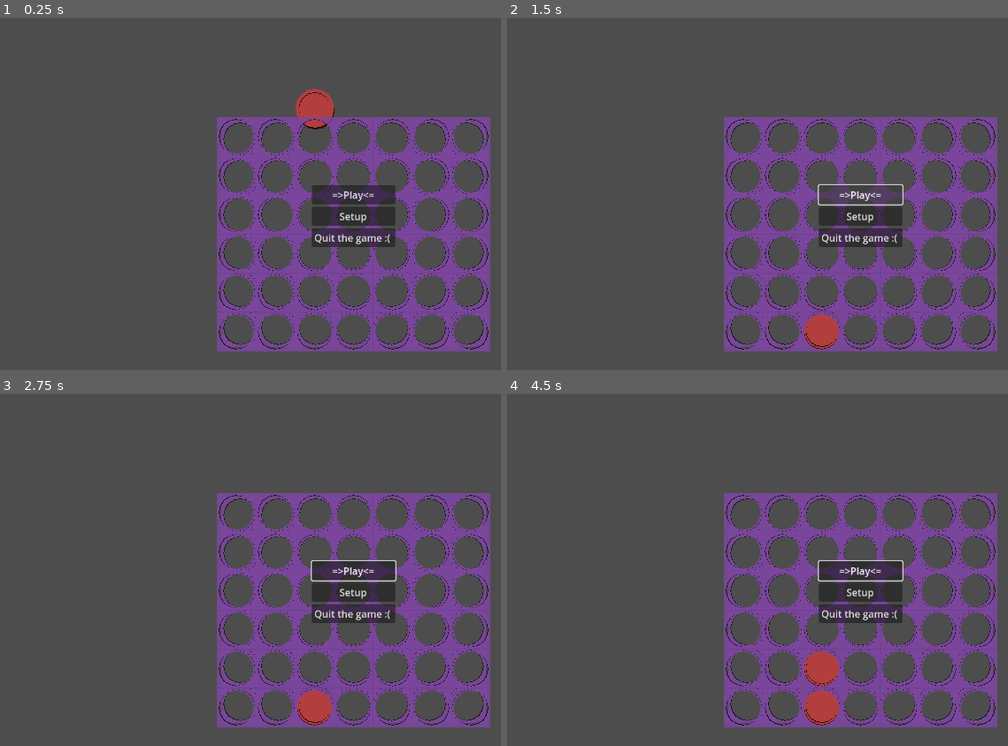
Above: before the commit, frames 1-4 (two rows, left to right).
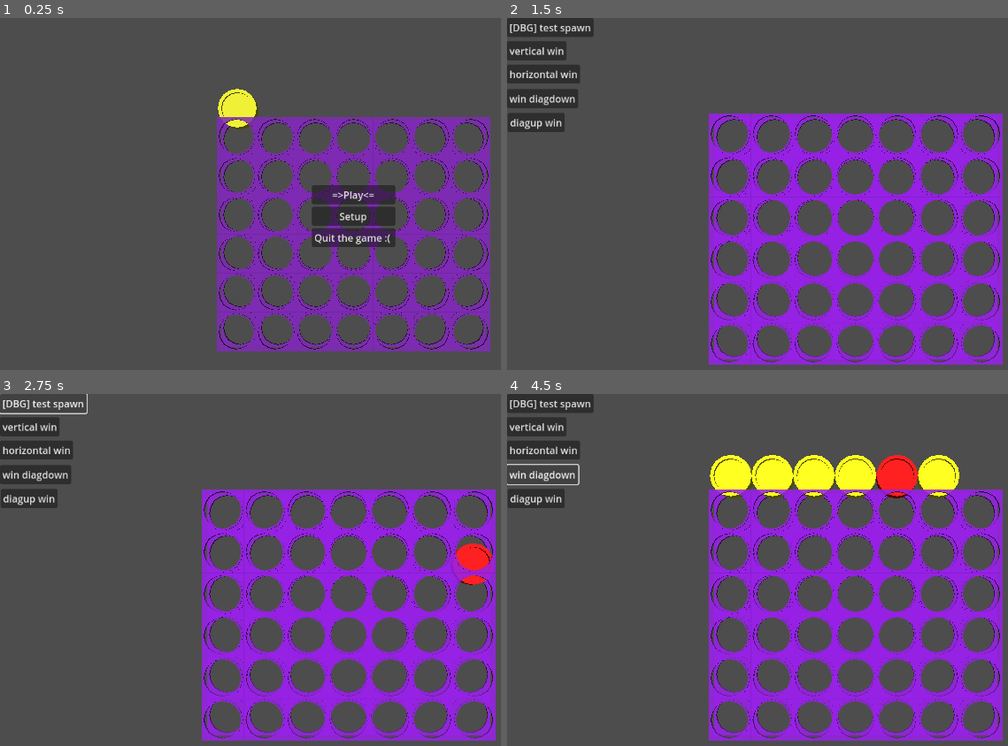
Above: after the commit, the same moments.

Repository: neuneutrinos/connect_4
Game: Godot game, scene res://scene/level/main_menu.tscn
The game is run twice, just before and just after one commit, with the same random seed, the same clock (stepped at 60 frames per second) and the same inputs.
Inputs (mouse positions are in pixels of both pictures, inside the frame that each line leads up to):
- Up to frame 1 (0.25 s): no input
- Up to frame 2 (1.5 s): click "Setup" at 0.5 s; click "=>Play<=" at 1.25 s
- Up to frame 3 (2.75 s): click (45, 404) at 2 s, where only the run after the commit has a clickable "[DBG] test spawn"
- Up to frame 4 (4.5 s): click (537, 425) at 2.75 s, where only the run after the commit has a clickable "vertical win"; click (542, 450) at 3.5 s, where only the run after the commit has a clickable "horizontal win"; click (542, 474) at 4.25 s, where only the run after the commit has a clickable "win diagdown"

The runs differ from the first frame. In frame 1, 12% of the frame differs, in the area x 43-98%, y 20-95%; in frame 2, 33%; in frame 3, 33%; in frame 4, 37%, in the area x 0-99%, y 0-99%.

Commit message:
add victory detection

Diff:
--- a/resource/shader/token_shader.gdshader
+++ b/resource/shader/token_shader.gdshader
@@ -1,6 +1,7 @@
 shader_type spatial;
 uniform float playerColorIndex: hint_range(0., 1.,1.) = 0.0;
-void fragment() {
+
+void fragment()
+{
 	ALBEDO=vec3(1.,playerColorIndex-1.,0.);
-	// Place fragment code here.
 }
--- a/scene/level/game.tscn
+++ b/scene/level/game.tscn
@@ -24,7 +24,40 @@
 offset_bottom = 8.0
 text = "[DBG] test spawn"
 
-[node name="Board" type="Node3D" parent="."]
+[node name="vertical_win" type="Button" parent="DBG"]
+layout_mode = 0
+offset_top = 38.0
+offset_right = 97.0
+offset_bottom = 69.0
+text = "vertical win"
+
+[node name="horizontal_win" type="Button" parent="DBG"]
+layout_mode = 0
+offset_top = 76.0
+offset_right = 97.0
+offset_bottom = 107.0
+text = "horizontal win"
+
+[node name="diag_down_win" type="Button" parent="DBG"]
+layout_mode = 0
+offset_top = 116.0
+offset_right = 93.0
+offset_bottom = 147.0
+text = "win diagdown"
+
+[node name="diagup win" type="Button" parent="DBG"]
+layout_mode = 0
+offset_left = 1.0
+offset_top = 155.0
+offset_right = 94.0
+offset_bottom = 186.0
+text = "diagup win"
+
+[node name="Board_game" type="Node3D" parent="."]
 script = ExtResource("1_h0ind")
 
-[connection signal="pressed" from="DBG/test_spawn" to="Board" method="_on_test_spawn_pressed"]
+[connection signal="pressed" from="DBG/test_spawn" to="Board_game" method="_on_test_spawn_pressed"]
+[connection signal="pressed" from="DBG/vertical_win" to="Board_game" method="_dbg_spawn_vertical_win"]
+[connection signal="pressed" from="DBG/horizontal_win" to="Board_game" method="_dbg_horizontal_win"]
+[connection signal="pressed" from="DBG/diag_down_win" to="Board_game" method="dbg_diagdown_win"]
+[connection signal="pressed" from="DBG/diagup win" to="Board_game" method="dbg_diagup_win"]
--- a/scene/level/main_menu.tscn
+++ b/scene/level/main_menu.tscn
@@ -1,18 +1,19 @@
-[gd_scene load_steps=5 format=3 uid="uid://dj0bhibujl1cc"]
+[gd_scene load_steps=6 format=3 uid="uid://dj0bhibujl1cc"]
 
 [ext_resource type="Script" path="res://script/menu/MainMenu.gd" id="1_cwlat"]
 [ext_resource type="Script" path="res://script/game/Board.gd" id="1_n13jp"]
+[ext_resource type="Script" path="res://script/menu/main_menu/control/ControlMainMenu.gd" id="3_43ln5"]
 
 [sub_resource type="Environment" id="Environment_nwewd"]
 adjustment_enabled = true
-adjustment_saturation = 0.5
+adjustment_saturation = 0.8
 
 [sub_resource type="CameraAttributesPractical" id="CameraAttributesPractical_qm87y"]
 dof_blur_far_transition = 611.89
 dof_blur_near_enabled = true
 dof_blur_near_distance = 8192.0
 dof_blur_near_transition = 1063.06
-dof_blur_amount = 0.14
+dof_blur_amount = 0.05
 
 [node name="main_menu" type="Node3D"]
 script = ExtResource("1_cwlat")
@@ -24,36 +25,42 @@
 [node name="Camera3D" type="Camera3D" parent="."]
 transform = Transform3D(-4.37114e-08, 0, -1, 0, 1, 0, 1, 0, -4.37114e-08, -6.749, 2.953, 3)
 
-[node name="Board" type="Node3D" parent="."]
+[node name="Board_background" type="Node3D" parent="."]
 script = ExtResource("1_n13jp")
 
 [node name="WorldEnvironment" type="WorldEnvironment" parent="."]
 environment = SubResource("Environment_nwewd")
 camera_attributes = SubResource("CameraAttributesPractical_qm87y")
 
-[node name="Control" type="Control" parent="."]
+[node name="buttons" type="Control" parent="."]
 layout_mode = 3
 anchors_preset = 0
 offset_right = 40.0
 offset_bottom = 40.0
+script = ExtResource("3_43ln5")
 
-[node name="CenterContainer" type="CenterContainer" parent="Control"]
+[node name="CenterContainer" type="CenterContainer" parent="buttons"]
 layout_mode = 0
 offset_right = 1152.0
 offset_bottom = 648.0
 
-[node name="VBoxContainer" type="VBoxContainer" parent="Control/CenterContainer"]
+[node name="VBoxContainer" type="VBoxContainer" parent="buttons/CenterContainer"]
 layout_mode = 2
 
-[node name="Button_play" type="Button" parent="Control/CenterContainer/VBoxContainer"]
+[node name="Button_play" type="Button" parent="buttons/CenterContainer/VBoxContainer"]
 layout_mode = 2
 text = "=>Play<="
 
-[node name="Button_setup" type="Button" parent="Control/CenterContainer/VBoxContainer"]
+[node name="Button_setup" type="Button" parent="buttons/CenterContainer/VBoxContainer"]
 layout_mode = 2
 text = "Setup
 "
 
-[node name="Button_quit" type="Button" parent="Control/CenterContainer/VBoxContainer"]
+[node name="Button_quit" type="Button" parent="buttons/CenterContainer/VBoxContainer"]
 layout_mode = 2
 text = "Quit the game :( "
+
+[connection signal="action_emited" from="buttons" to="." method="_on_button_action_emited"]
+[connection signal="pressed" from="buttons/CenterContainer/VBoxContainer/Button_play" to="buttons" method="_on_button_action" binds= [1]]
+[connection signal="pressed" from="buttons/CenterContainer/VBoxContainer/Button_setup" to="buttons" method="_on_button_action" binds= [2]]
+[connection signal="pressed" from="buttons/CenterContainer/VBoxContainer/Button_quit" to="buttons" method="_on_button_action" binds= [3]]
--- a/script/game/Board.gd
+++ b/script/game/Board.gd
@@ -29,15 +29,25 @@
 @export var token_mesh :Mesh = preload("res://resource/mesh/board/P4_Token.obj")
 @export var token_material:ShaderMaterial = preload("res://resource/material/token_shader_material.tres")
 
+var ruler:BasicRuler
+
 var board_value:Array=[]
+var column_height_index_array:Array[int]
+
 var token_material_list:Array[ShaderMaterial]
 
 func _ready():
 	init_token_materials()
 	rebuild()
+	init_ruler(BasicRuler.new())
 
+func init_ruler(_ruler:BasicRuler):
+	self.ruler=_ruler
+	ruler.board_ref=self
+	ruler.name="GameRuler"
+	ruler.on_ready()
 
-func init_board_value():
+func init_board_value()->void:
 	board_value.clear()
 	for c in range(nb_column):
 		var line = []
@@ -45,7 +55,7 @@
 		line.fill(TOKEN_VALUE.EMPTY)
 		board_value.append(line)
 
-func init_token_materials():
+func init_token_materials()->void:
 	const SHADER_PARAM_NAME="playerColorIndex"
 	var m1:ShaderMaterial = token_material
 	var m2:ShaderMaterial = m1.duplicate()
@@ -53,16 +63,19 @@
 	#1^3 == 2 , 2^3 == 1
 	var player_color_index_m2:float =(int)(player_color_index_m1)^3
 	m2.set_shader_parameter(SHADER_PARAM_NAME,player_color_index_m2)
-	print("materials value",[m1.get_shader_parameter(SHADER_PARAM_NAME),m2.get_shader_parameter(SHADER_PARAM_NAME)])
 	self.token_material_list=[m1,m2]
 
 
 func rebuild()->void:
-	print("rebuild ",[nb_column,nb_line])
+	print("[",self.name,"]","rebuild ",[nb_column,nb_line])
 	remove_all_token()
 	init_board_value()
+	column_height_index_array.clear()
 	for c in get_children():remove_child(c)#clear all children
 	for i in range(nb_column):
+		#set column as empty
+		column_height_index_array.append(0)
+
 		for j in range(nb_line):
 			var child:MeshInstance3D = MeshInstance3D.new()
 			child.mesh=case_mesh
@@ -70,28 +83,36 @@
 			child.translate(Vector3(0,j,i))
 			add_child(child)
 
-func remove_all_token():
+func remove_all_token()->void:
 	for c in get_children():
 		remove_child(c)#clear all children (case + token)
 
 #if nb_column is returned => coluln is full or invalid
 func get_height_index(col_index:int)->int:
 	if(col_index>=nb_column):return nb_line
-	var col = board_value[col_index]
-	var l_index=0
-	while l_index<nb_line && col[l_index] != TOKEN_VALUE.EMPTY :l_index+=1
-	return l_index
+	return column_height_index_array[col_index]
 
 func spawn_token(col_index:int,player_index:int)->bool:
 	var h_index = get_height_index(col_index)
 	if h_index == nb_line:return false
 	var token = Token.new(token_mesh,token_material_list[player_index],col_index,nb_line,h_index)
 	add_child(token)
-	board_value[col_index][h_index]=TOKEN_VALUE.PLAYER1+player_index
+	var token_value=TOKEN_VALUE.PLAYER1+player_index
+	board_value[col_index][h_index]=token_value
+	#send data to the ruler to check victory
+	ruler.token_added(col_index,h_index,token_value)
+	column_height_index_array[col_index]+=1
+
+	print("[",name,"] : spawn ",{"col":col_index,"h":h_index,"p":player_index})
 	return true
 
+func spawn_multiple_token_array(col_array:Array[int],player_index:int=0):
+	for col in col_array:
+		if spawn_token(col,player_index):player_index=1-player_index
+	return player_index
+
 #internal "event"
-func on_export_change():
+func on_export_change()->void:
 	rebuild()
 	pass
 
@@ -102,5 +123,25 @@
 	var col=randi()%nb_column
 	var player=1+randi()%2
 	var ret=spawn_token(col,player-1)
-	print("[DBG]test spawn",{"column":col,"player":player,"return":ret})
+	print("[$",self.name,"][DBG]test spawn",{"column":col,"player":player,"return":ret})
 pass # Replace with function body.
+
+func _dbg_spawn_vertical_win():
+	rebuild()
+	init_ruler(ruler)
+	spawn_multiple_token_array([0,1,1,0,5,3,5,3,5,1,5])
+
+func _dbg_horizontal_win():
+	rebuild()
+	init_ruler(ruler)
+	spawn_multiple_token_array([2,2,3,3,4,4,5])
+
+func dbg_diagdown_win():
+	rebuild()
+	init_ruler(ruler)
+	spawn_multiple_token_array([0,1,2,3,4,5,0,2,0,0,4,1,4,1])
+
+func dbg_diagup_win():
+	rebuild()
+	init_ruler(ruler)
+	spawn_multiple_token_array([0,1,1,3,2,2,2,3,3,4,3])
--- /dev/null
+++ b/script/game/ruler/BasicRuler.gd
@@ -0,0 +1,97 @@
+extends Node
+class_name BasicRuler
+
+enum LINE_ENUM{HORIZONTAL=0,VERTICAL=1,DIAGUP=2,DIAGDOWN=3}
+# Called when the node enters the scene tree for the first time.
+var board_ref:Board# can't be none
+var victory_token_array=[]
+var token_score_array:Array
+
+func on_win():
+	print("[",name,"] WIN :",victory_token_array)
+func on_ready():
+	if board_ref == null :
+		printerr("[BasicRuler] : board reference must be initialized")
+	else :print("[BasicRuler] : ready !")
+	victory_token_array.clear()
+	for c in range(board_ref.nb_column) :
+		token_score_array.append([])
+		for l in range(board_ref.nb_line):
+			#one score par line horizontal,vertical,diagup and diagdown
+			token_score_array[c].append([0,0,0,0])
+
+#TODO check duplication in win array (can only be the token col_index,height_index
+func token_added(_col_index:int,_height_index:int,_player_index:Board.TOKEN_VALUE):
+	update_score_horizontal(_col_index,_height_index,_player_index)
+	update_score_vertical(_col_index,_height_index,_player_index)
+	update_score_diagup(_col_index,_height_index,_player_index)
+	update_score_diagdown(_col_index,_height_index,_player_index)
+
+
+#agregation, update the score
+func _agreg_update_score(good_token_coord_array:Array,score_id:LINE_ENUM)->void:
+	var size = good_token_coord_array.size()
+	for token_coord in good_token_coord_array:
+		var c=token_coord.x
+		var l=token_coord.y
+		token_score_array[c][l][score_id]=size
+	if size >= 4 :
+		victory_token_array.append_array(good_token_coord_array)
+		on_win()
+
+
+
+func update_score_horizontal(col_index:int,height_index:int,player_index:int):
+	var good_token_coord_array=[Vector2i(col_index,height_index)]
+	var i=col_index-1
+	while i>=0 && board_ref.board_value[i][height_index]==player_index :
+		good_token_coord_array.append(Vector2i(i,height_index))
+		i-=1
+
+	i=col_index+1
+	while i<board_ref.nb_column && board_ref.board_value[i][height_index]==player_index :
+		good_token_coord_array.append(Vector2i(i,height_index))
+		i+=1
+	_agreg_update_score(good_token_coord_array,LINE_ENUM.HORIZONTAL)
+
+func update_score_vertical(col_index:int,height_index:int,player_index:int):
+	var good_token_coord_array=[Vector2i(col_index,height_index)]
+	var i=height_index-1
+	while i>=0 && board_ref.board_value[col_index][i]==player_index:
+		good_token_coord_array.append(Vector2i(i,height_index))
+		i-=1
+	_agreg_update_score(good_token_coord_array,LINE_ENUM.VERTICAL)
+
+func update_score_diagup(col_index:int,height_index:int,player_index:int):
+	var good_token_coord_array=[Vector2i(col_index,height_index)]
+	var c = col_index-1
+	var l = height_index-1
+	while c>=0 && l>=0 && board_ref.board_value[c][l]==player_index :
+		good_token_coord_array.append(Vector2i(c,l))
+		c-=1
+		l-=1
+
+	c= col_index+1
+	l= height_index+1
+	while c<board_ref.nb_column && l<board_ref.nb_line && board_ref.board_value[c][l]==player_index :
+		good_token_coord_array.append(Vector2i(c,l))
+		c+=1
+		l+=1
+	_agreg_update_score(good_token_coord_array,LINE_ENUM.DIAGUP)
+
+func update_score_diagdown(col_index:int,height_index:int,player_index:int):
+	var good_token_coord_array=[Vector2i(col_index,height_index)]
+	var c = col_index-1
+	var l = height_index+1
+	while c>=0 && l<board_ref.nb_line && board_ref.board_value[c][l]==player_index :
+		good_token_coord_array.append(Vector2i(c,l))
+		c-=1
+		l+=1
+
+	c= col_index+1
+	l= height_index-1
+	while c<board_ref.nb_column && l>=0 && board_ref.board_value[c][l]==player_index :
+		good_token_coord_array.append(Vector2i(c,l))
+		c+=1
+		l-=1
+	_agreg_update_score(good_token_coord_array,LINE_ENUM.DIAGDOWN)
--- a/script/menu/MainMenu.gd
+++ b/script/menu/MainMenu.gd
@@ -1,8 +1,11 @@
 extends Node
-
-@onready var board:Board=$Board
+class_name MainMenu
+@onready var board:Board=$Board_background
 @export var frac_time_max:float
 var frac_time:float=0
+
+enum MainMenuActionEnum{NONE,PLAY,SETUP,QUIT}
+
 # Called when the node enters the scene tree for the first time.
 func _ready():
 
@@ -19,3 +22,18 @@
 
 func _on_time():
 	board._on_test_spawn_pressed()
+
+
+func _on_button_action_emited(action):
+	print("[MainMenu] action to process : ",MainMenuActionEnum.keys()[action])
+	match action :
+		MainMenuActionEnum.PLAY:
+			print("[MainMenu] change scene to game")
+			get_tree().change_scene_to_file("res://scene/level/game.tscn")
+		MainMenuActionEnum.SETUP:
+			print("[MainMenu] nope")
+			pass
+		MainMenuActionEnum.QUIT:
+			get_tree().quit()
+
+	pass # Replace with function body.
--- /dev/null
+++ b/script/menu/main_menu/control/ControlMainMenu.gd
@@ -0,0 +1,14 @@
+extends Control
+
+signal action_emited(action:MainMenu.MainMenuActionEnum)
+# Called when the node enters the scene tree for the first time.
+func _ready():
+
+	pass # Replace with function body.
+
+func _on_button_action(action:MainMenu.MainMenuActionEnum):
+	if MainMenu.MainMenuActionEnum.find_key(action):
+		emit_signal("action_emited",action)
+	else :
+		printerr("[$",self.name,"],Action number unknown : ",action)
+	pass
